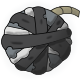
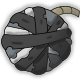
Comparing the layer stacks of the two 80 × 80 images. Changes:
hid group "Halo" (1 layers) over [0, 1, 80, 80]
